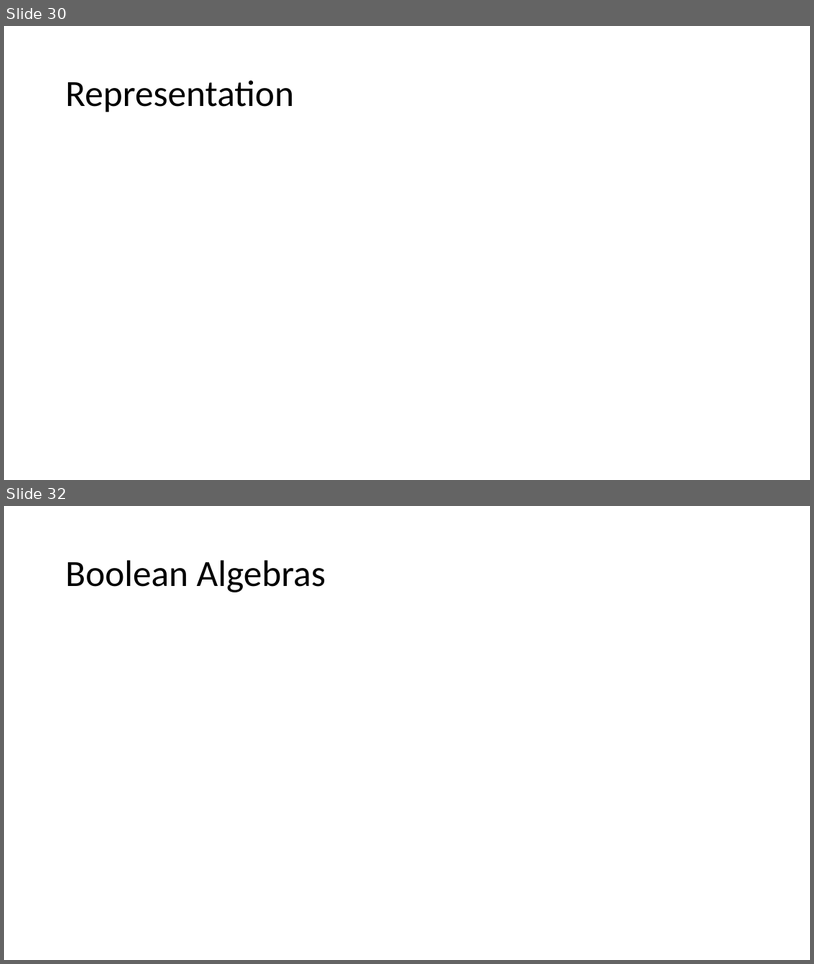
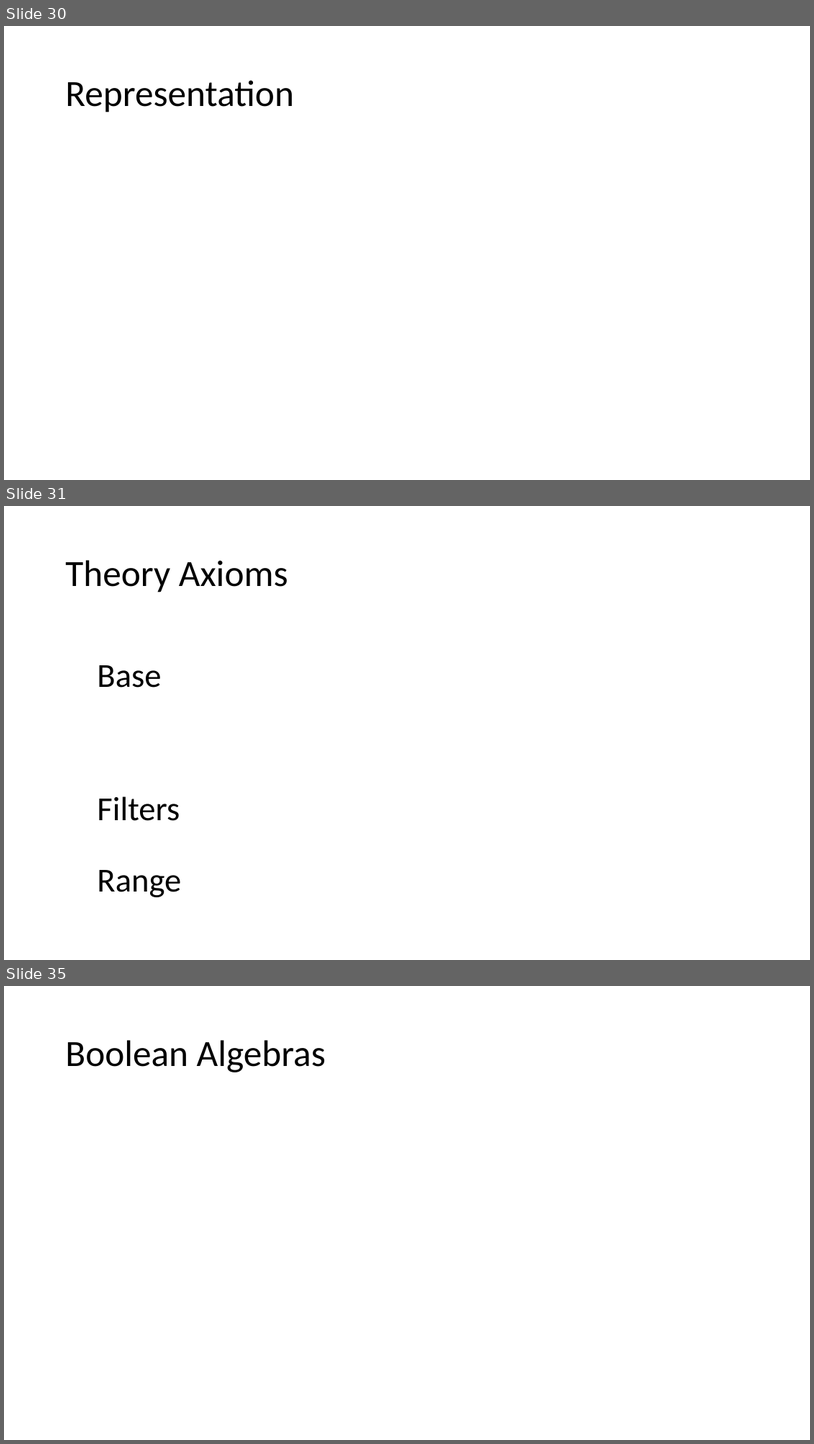
Before and after one commit to Z3Prover/doc, a slide deck: vienna-lectures/lecture3-theories.pptx. Shown one above the other, each under a label of ours: slides 30 and 32 before the commit, slides 30, 31 and 35 after it; the slides between them are not shown. The pictures are 814x964 and 814x1444 pixels, drawn with LibreOffice and Linux fonts; fonts in the diff are those of the drawing; grey boxes stand for pictures. Boxes give left, top, right and bottom in pixels: in the first picture for what was removed or moved away, otherwise in the second. Text is boxed around its words. In the diff, an @@ line names an element or a change of style, - is before the commit and + after.

```diff
--- a/vienna-lectures/lecture3-theories.pptx
+++ b/vienna-lectures/lecture3-theories.pptx
@@ slide 31 added at <box>4,506,810,960</box>, background #FFFFFF @@
@@ title added at <box>65,560,288,592</box>, 44 pt, text #000000 @@
+Theory Axioms
@@ text added at <box>97,665,161,687</box>, 40 pt, text #000000 @@
+Base
@@ text added at <box>97,796,180,821</box>, 40 pt, text #000000 @@
+Filters
@@ text added at <box>97,870,181,897</box>, 40 pt, text #000000 @@
+Range
@@ what was slide 32 is now slide 35 @@
```
Also in this commit, not shown: 5 other slides added, 1 slide removed, 12 other files.
